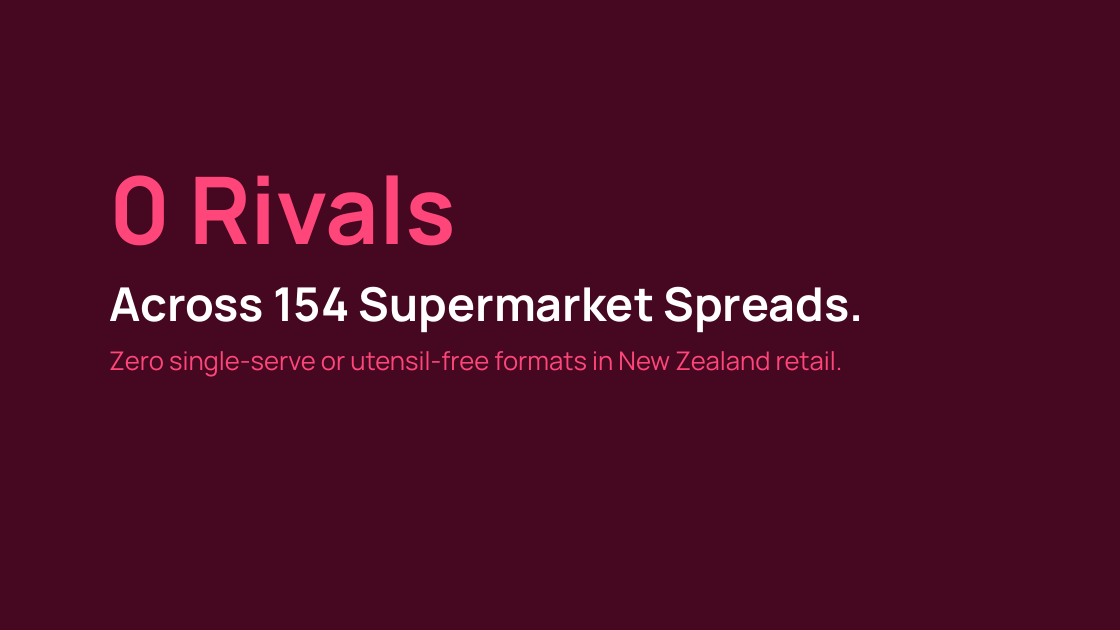
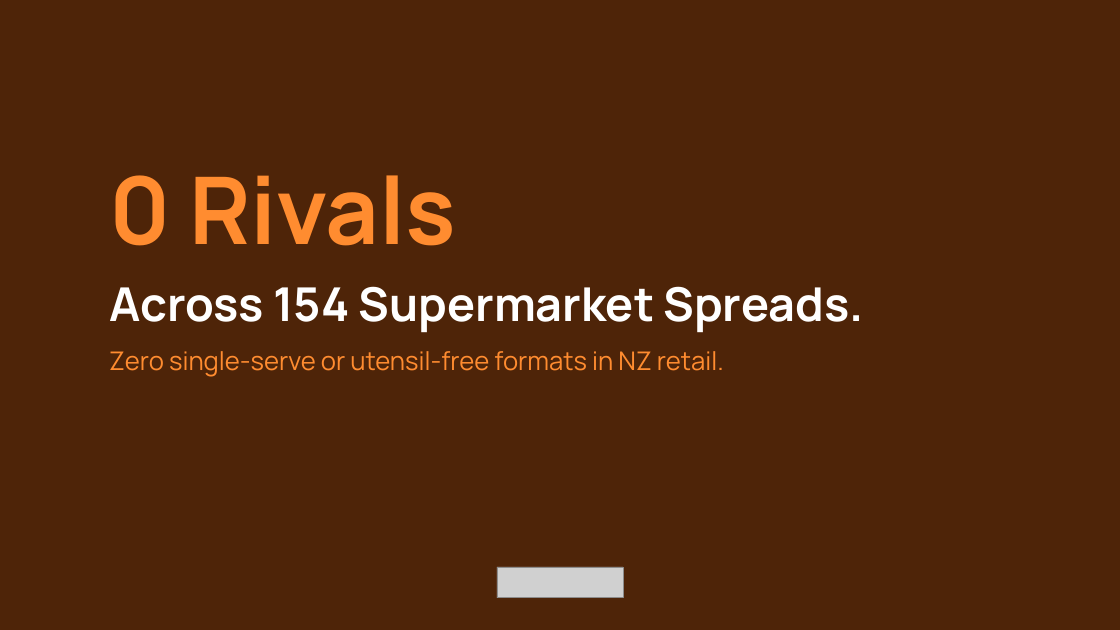
Before and after one commit to JacobCrume/stamp-spreads, a slide deck: slide 12 of presentation/Stamp-pitch.pptx (slide 9 before the commit). Drawn at 1120x630 pixels with LibreOffice and Linux fonts; fonts in the diff are those of the drawing; grey boxes stand for pictures. Boxes give left, top, right and bottom in pixels: in the first picture for what was removed or moved away, otherwise in the second. Text is boxed around its words. In the diff, an @@ line names an element or a change of style, - is before the commit and + after.

Commit message:
feat(presentation): redesign 23-slide rapid-fire pitch deck with distinct palettes, bottom wordmark, and embedded figures

```diff
--- a/presentation/Stamp-pitch.pptx
+++ b/presentation/Stamp-pitch.pptx
@@ rectangle at [0, 0, 1120, 630]: fill #460820 to #4E2408 @@
@@ text at [109, 175, 456, 246]: text colour #FF467A to #FF8C30 in "0 Rivals" @@
@@ text at [109, 351, 724, 377]: text changed; text colour #FF467A to #FF8C30 @@
-Zero single-serve or utensil-free formats in New Zealand retail.
+Zero single-serve or utensil-free formats in NZ retail.
@@ picture added at [497, 567, 623, 598] @@
```
Also in this commit, not shown: 15 other slides changed, 7 slides added, 1 slide removed, 2 other files.
